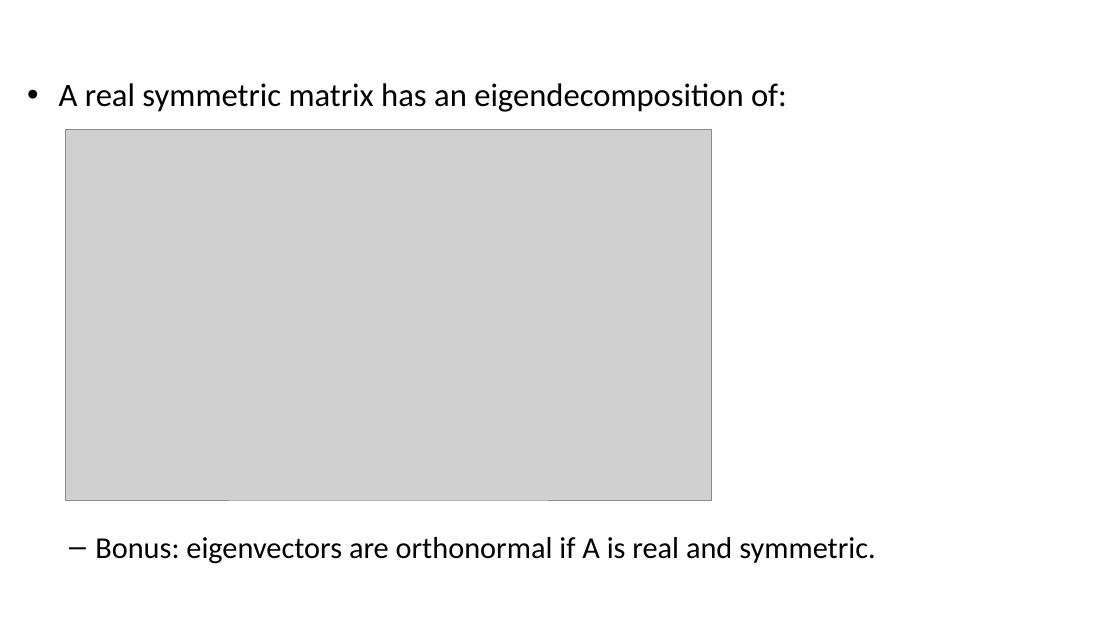
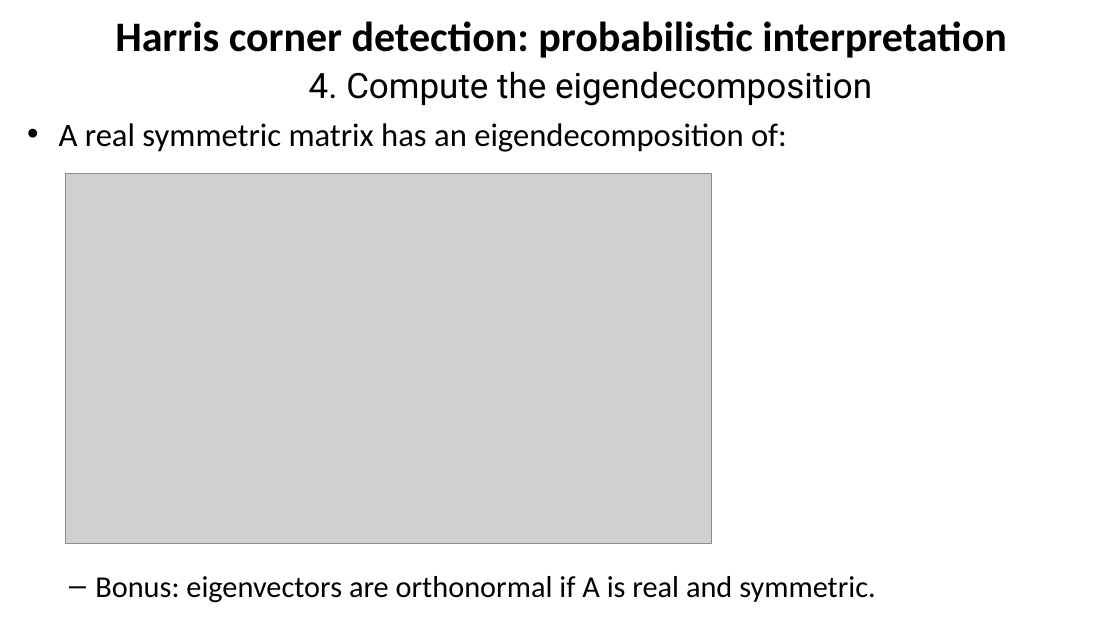
Before and after one commit to YoniChechik/AI_is_Math, a slide deck: slide 24 of c_08_features/features.pptx (slide 17 before the commit). Drawn at 1120x630 pixels with LibreOffice and Linux fonts; fonts in the diff are those of the drawing; grey boxes stand for pictures. Boxes give left, top, right and bottom in pixels: in the first picture for what was removed or moved away, otherwise in the second. Text is boxed around its words. In the diff, an @@ line names an element or a change of style, - is before the commit and + after.

```diff
--- a/c_08_features/features.pptx
+++ b/c_08_features/features.pptx
@@ text added at (x1=115, y1=21, x2=1007, y2=58), 36 pt, text #000000, bold @@
+Harris corner detection: probabilistic interpretation
@@ text added at (x1=309, y1=71, x2=872, y2=106), 30 pt, text #000000 @@
+4. Compute the eigendecomposition
@@ text "A real symmetric matrix has ..." moved from (x1=59, y1=83, x2=876, y2=564) to (x1=59, y1=123, x2=876, y2=603) @@
@@ picture moved from (x1=65, y1=130, x2=712, y2=501) to (x1=65, y1=174, x2=712, y2=544) @@
```
Also in this commit, not shown: 8 other slides changed, 12 slides added, 4 slides removed.
